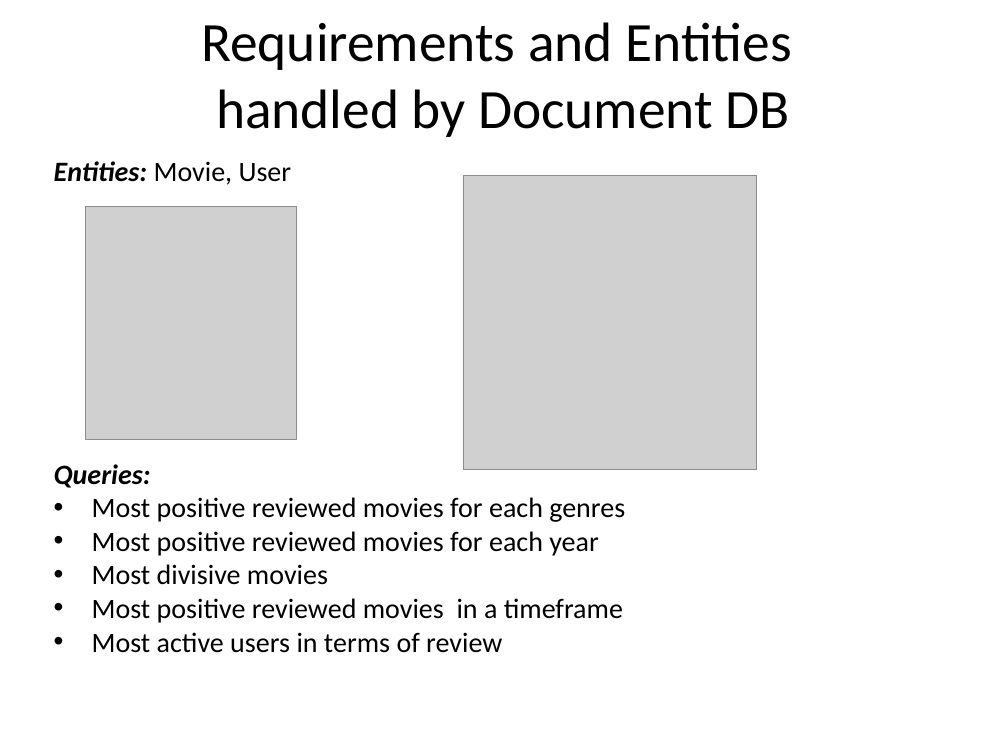
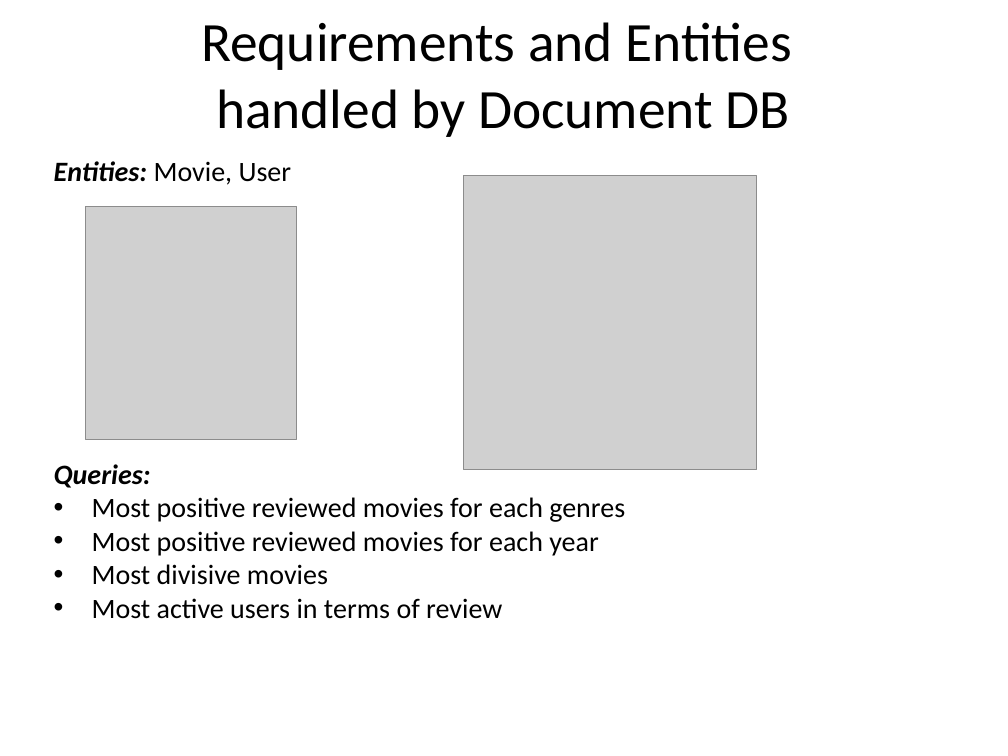
Before and after one commit to glmquint/RottenMovies, a slide deck: slide 6 of Presentazione.pptx. Drawn at 1008x756 pixels with LibreOffice and Linux fonts; fonts in the diff are those of the drawing; grey boxes stand for pictures; background and template pictures are left out. Boxes give left, top, right and bottom in pixels: in the first picture for what was removed or moved away, otherwise in the second. Text is boxed around its words. In the diff, an @@ line names an element or a change of style, - is before the commit and + after.

```diff
--- a/Presentazione.pptx
+++ b/Presentazione.pptx
@@ text at <box>92,598,623,623</box>: paragraph removed @@
-• Most positive reviewed movies in a timeframe
```
Also in this commit, not shown: 6 other slides changed, 5 other files.
